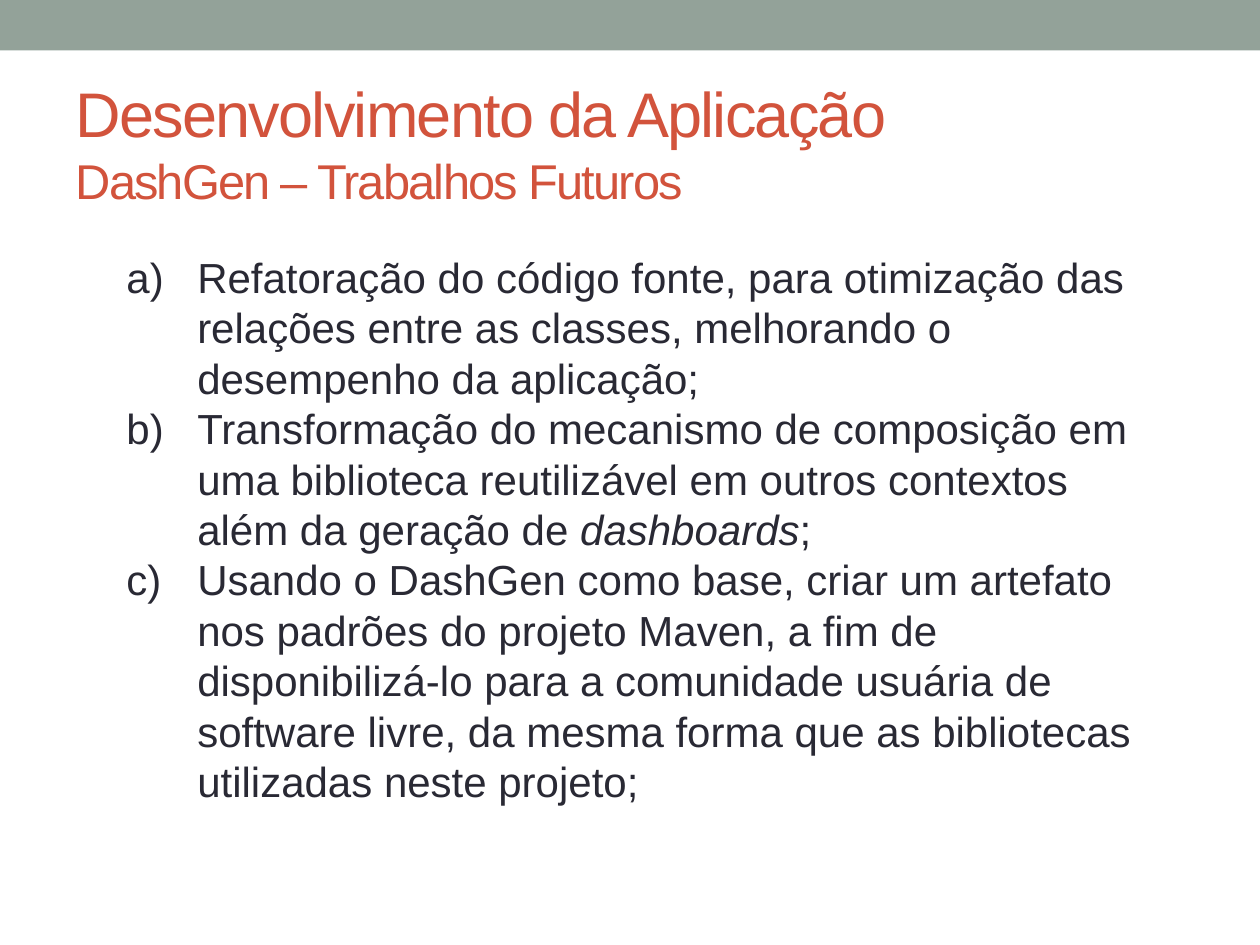
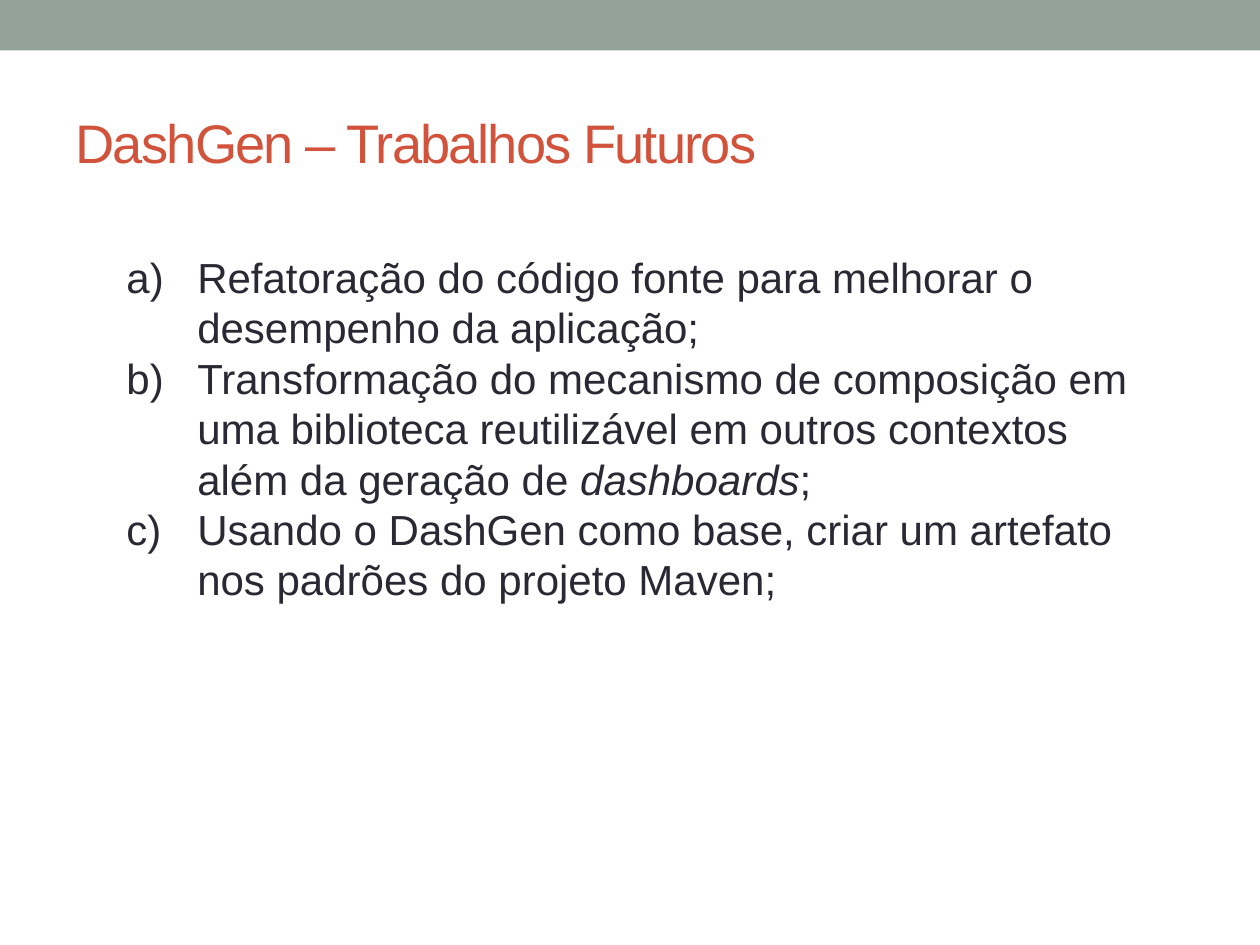
Before and after one commit to glaubergad/tccrepo, a slide deck: slide 37 of mono/Defesa TCC - DashGen - FINAL.pptx (slide 39 before the commit). Drawn at 1260x945 pixels with LibreOffice and Linux fonts; fonts in the diff are those of the drawing. Boxes give left, top, right and bottom in pixels: in the first picture for what was removed or moved away, otherwise in the second. Text is boxed around its words. In the diff, an @@ line names an element or a change of style, - is before the commit and + after.

Commit message:
Final da apresentação PPT

```diff
--- a/mono/Defesa TCC - DashGen - FINAL.pptx
+++ b/mono/Defesa TCC - DashGen - FINAL.pptx
@@ title at bbox=[76, 123, 756, 164]: text changed; size 36 to 31 pt @@
-Desenvolvimento da Aplicação
-DashGen – Trabalhos Futuros
+DashGen – Trabalhos Futuros
@@ text at bbox=[197, 262, 1033, 352]: text changed @@
-a) Refatoração do código fonte, para otimização das relações entre as classes, melhorando o desempenho da aplicação;
+a) Refatoração do código fonte para melhorar o desempenho da aplicação;
@@ text at bbox=[197, 514, 1112, 604]: text changed @@
-c) Usando o DashGen como base, criar um artefato nos padrões do projeto Maven, a fim de disponibilizá-lo para a comunidade usuária de software livre, da mesma forma que as bibliotecas utilizadas neste projeto;
+c) Usando o DashGen como base, criar um artefato nos padrões do projeto Maven;
```
Also in this commit, not shown: 8 other slides changed, 3 slides added, 5 slides removed, 3 other files.
